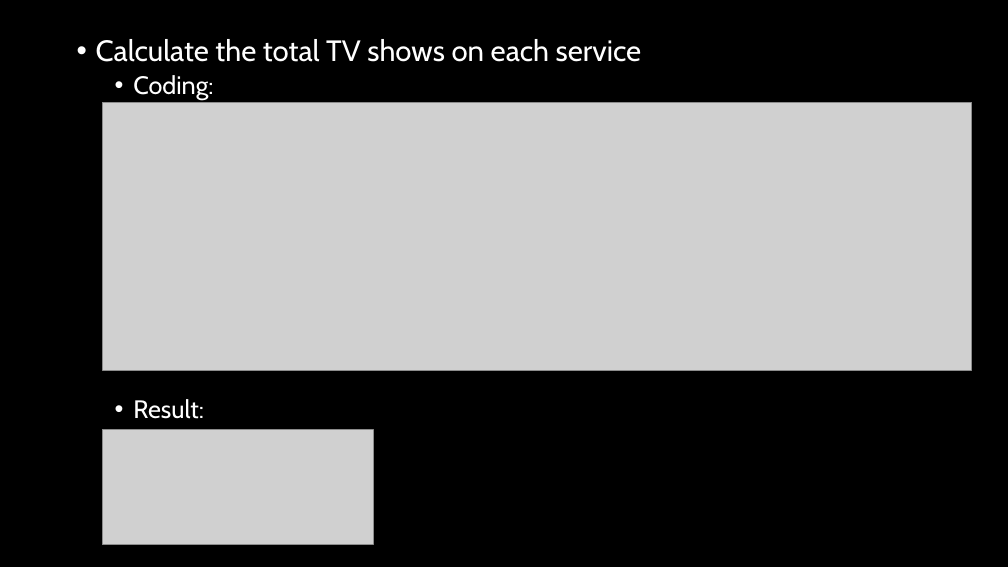
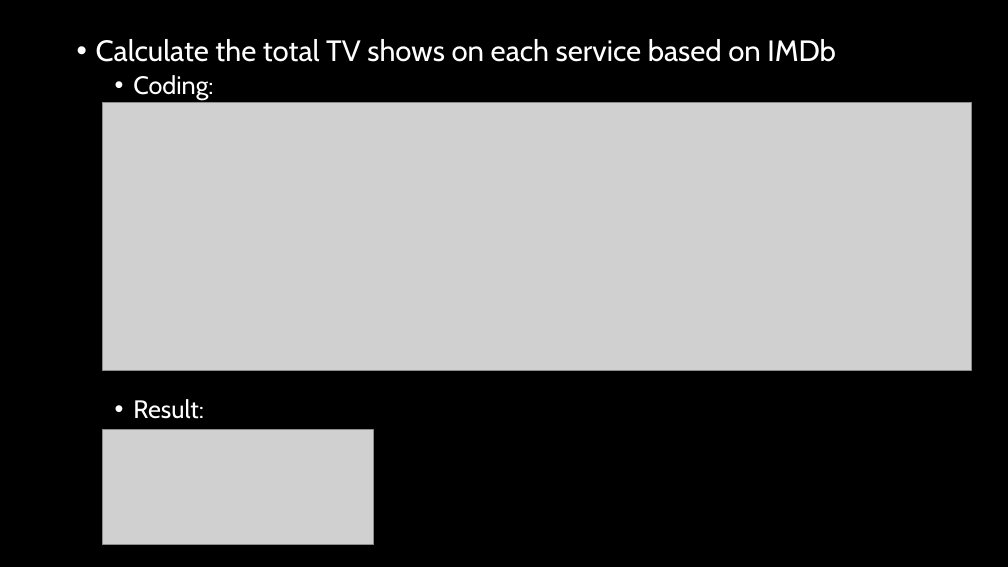
Before and after one commit to Christian-Albertini/UNC-Project-1, a slide deck: slide 15 of what_are_we_watching_tonight final.pptx (slide 14 before the commit). Drawn at 1008x567 pixels with LibreOffice and Linux fonts; fonts in the diff are those of the drawing; grey boxes stand for pictures. Boxes give left, top, right and bottom in pixels: in the first picture for what was removed or moved away, otherwise in the second. Text is boxed around its words. In the diff, an @@ line names an element or a change of style, - is before the commit and + after.

```diff
--- a/what_are_we_watching_tonight final.pptx
+++ b/what_are_we_watching_tonight final.pptx
@@ text at [96, 39, 835, 62]: text changed @@
-• Calculate the total TV shows on each service
+• Calculate the total TV shows on each service based on IMDb
```
Also in this commit, not shown: 1 other slide changed.
